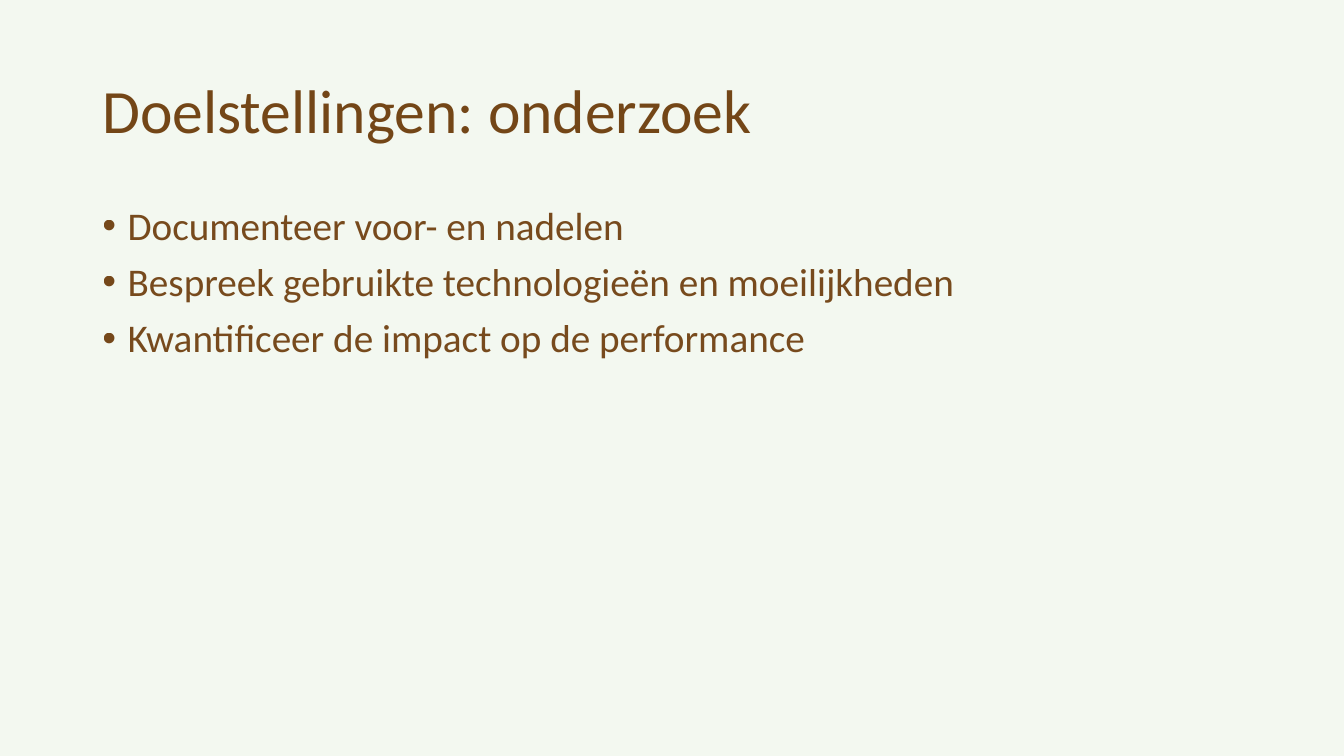
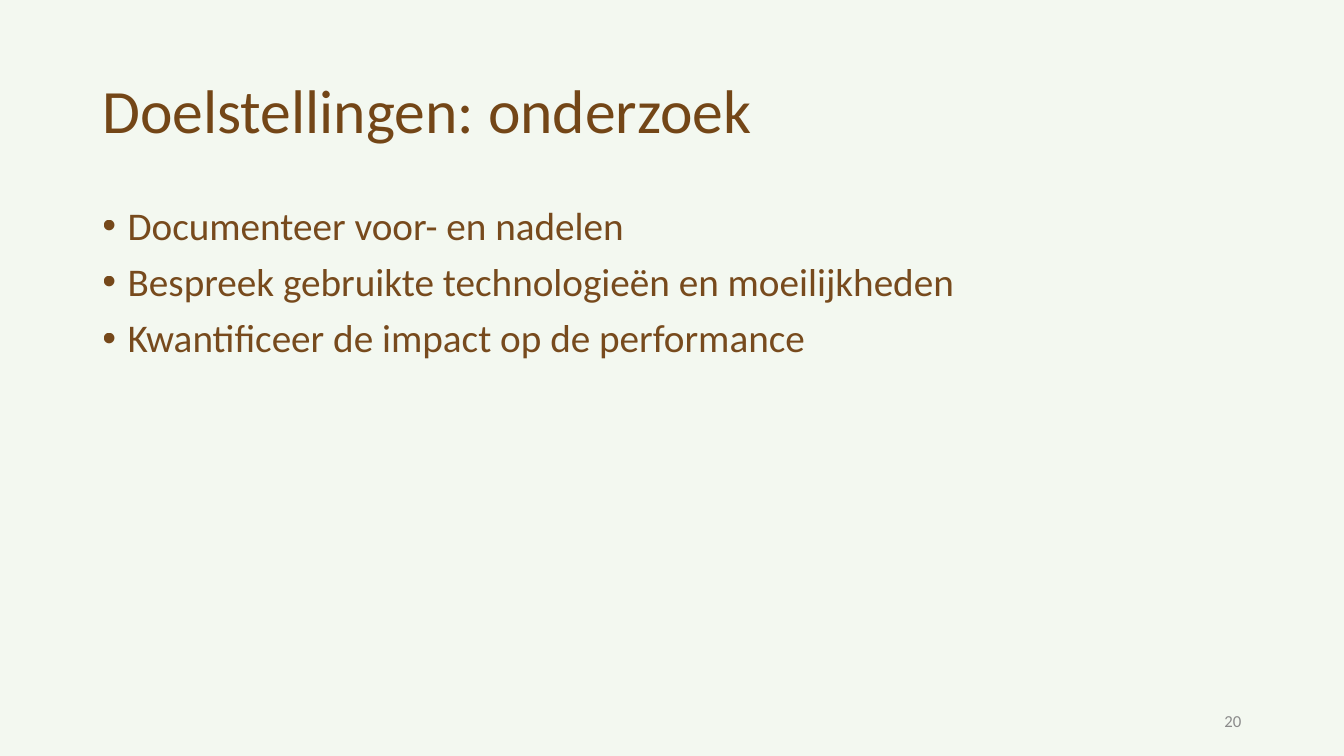
Before and after one commit to Arnonator/thesisDocs, a slide deck: slide 20 of Presentaties/tussentijdse_presentatie_arno_willaert_POGING_TWEE.pptx (slide 11 before the commit). Drawn at 1344x756 pixels with LibreOffice and Linux fonts; fonts in the diff are those of the drawing. Boxes give left, top, right and bottom in pixels: in the first picture for what was removed or moved away, otherwise in the second. Text is boxed around its words. In the diff, an @@ line names an element or a change of style, - is before the commit and + after.

```diff
--- a/Presentaties/tussentijdse_presentatie_arno_willaert_POGING_TWEE.pptx
+++ b/Presentaties/tussentijdse_presentatie_arno_willaert_POGING_TWEE.pptx
@@ page number added at (x1=1224, y1=716, x2=1241, y2=727), 12 pt, text #8C8C8C @@
+20
```
Also in this commit, not shown: 9 other slides changed, 13 slides added, 3 slides removed, 7 other files.
